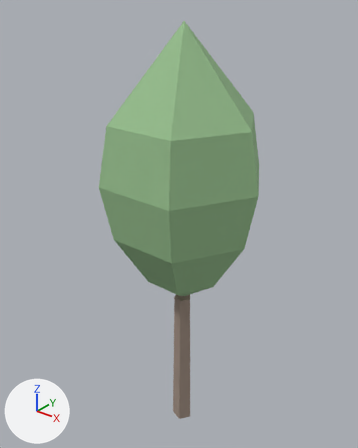
Before and after pictures for a commit that changed the glTF model web/public/models/tree-conifer-d-far.glb.
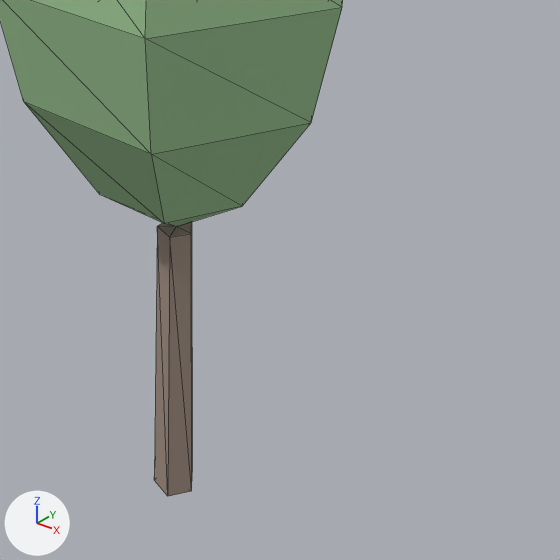
There are two pictures of each version: one whole from a 50 mm camera at (0.622, -0.793, 1.063) aimed at (-0.026, 0.017, 0.561), one close up on the part from 29% to 100% of the width and 43% to 100% of the height. The axes (+X, +Y, +Z) are drawn at lower left. The lights are the same throughout. The older version's two pictures come first. The close-ups show mesh edges as thin lines. Vertices at exactly the same position are counted once.

In view in the first close-up: 'tree-conifer-d-far'.
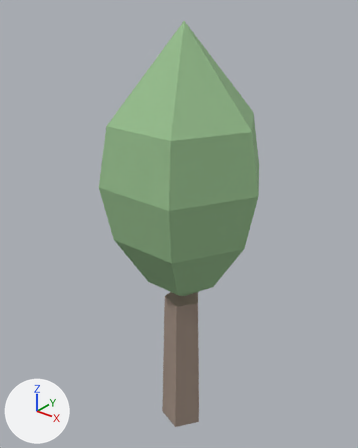
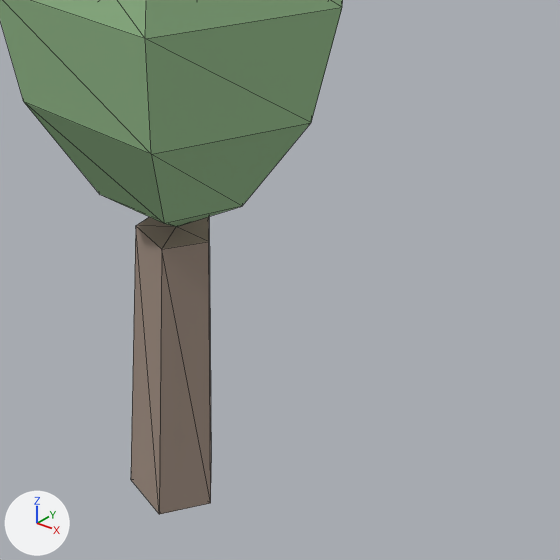
What differs and where, as boxes (x1, y1, x2, y2) in the close-ups (560 x 560 px; the box of a moved part takes in the faces that stretch with it):
```json
{"object": "tree-conifer-d-far", "change": "reshaped", "before": [0, 0, 343, 496], "after": [0, 0, 343, 514]}
{"part": 1, "of": "me_tree_conifer_d_far", "change": "moved or reshaped", "before": [154, 222, 192, 496], "after": [131, 217, 211, 514]}
```

Scene script edits in JSON lines:
```json
{"block": "me_tree_conifer_d_far", "where": "me_tree_conifer_d_far.from_pydata(...)  # 37 vertices, 68 faces; spans x -0.185..0.185, y -0.16..0.16, z 0.0..1.0"}
{"block": "me_tree_conifer_d_far", "where": "# used by ob_tree_conifer_d_far; location = (0.0, 0.0, 0.0)"}
{"block": "me_tree_conifer_d_far", "change": "me_tree_conifer_d_far part 1"}
{"op": "set", "path": "me_tree_conifer_d_far.vertices[0].co", "old": "(0.026, 0.0, 0.0)", "new": "(0.056, 0.0, 0.0)", "note": "pixel (191, 491) -> pixel (210, 503)"}
{"op": "set", "path": "me_tree_conifer_d_far.vertices[1].co", "old": "(0.006, -0.02, 0.38)", "new": "(0.014, -0.042, 0.38)", "note": "pixel (169, 237) -> pixel (161, 249)"}
{"op": "set", "path": "me_tree_conifer_d_far.vertices[2].co", "old": "(0.008, -0.025, 0.0)", "new": "(0.017, -0.053, 0.0)", "note": "pixel (167, 496) -> pixel (159, 514)"}
{"op": "set", "path": "me_tree_conifer_d_far.vertices[3].co", "old": "(0.021, 0.0, 0.38)", "new": "(0.044, 0.0, 0.38)", "note": "pixel (191, 233) -> pixel (208, 241)"}
{"op": "set", "path": "me_tree_conifer_d_far.vertices[6].co", "old": "(-0.017, -0.012, 0.38)", "new": "(-0.036, -0.026, 0.38)", "note": "pixel (157, 226) -> pixel (135, 225)"}
{"op": "set", "path": "me_tree_conifer_d_far.vertices[7].co", "old": "(-0.021, -0.015, 0.0)", "new": "(-0.045, -0.033, 0.0)", "note": "pixel (154, 480) -> pixel (130, 479)"}
{"op": "set", "path": "me_tree_conifer_d_far.vertices[8].co", "old": "(-0.017, 0.012, 0.38)", "new": "(-0.036, 0.026, 0.38)"}
{"op": "set", "path": "me_tree_conifer_d_far.vertices[9].co", "old": "(-0.021, 0.015, 0.0)", "new": "(-0.045, 0.033, 0.0)"}
{"op": "set", "path": "me_tree_conifer_d_far.vertices[10].co", "old": "(0.006, 0.02, 0.38)", "new": "(0.014, 0.042, 0.38)", "note": "pixel (191, 221) -> not seen"}
{"op": "set", "path": "me_tree_conifer_d_far.vertices[11].co", "old": "(0.008, 0.025, 0.0)", "new": "(0.017, 0.053, 0.0)", "note": "pixel (192, 472) -> pixel (211, 462)"}
```
